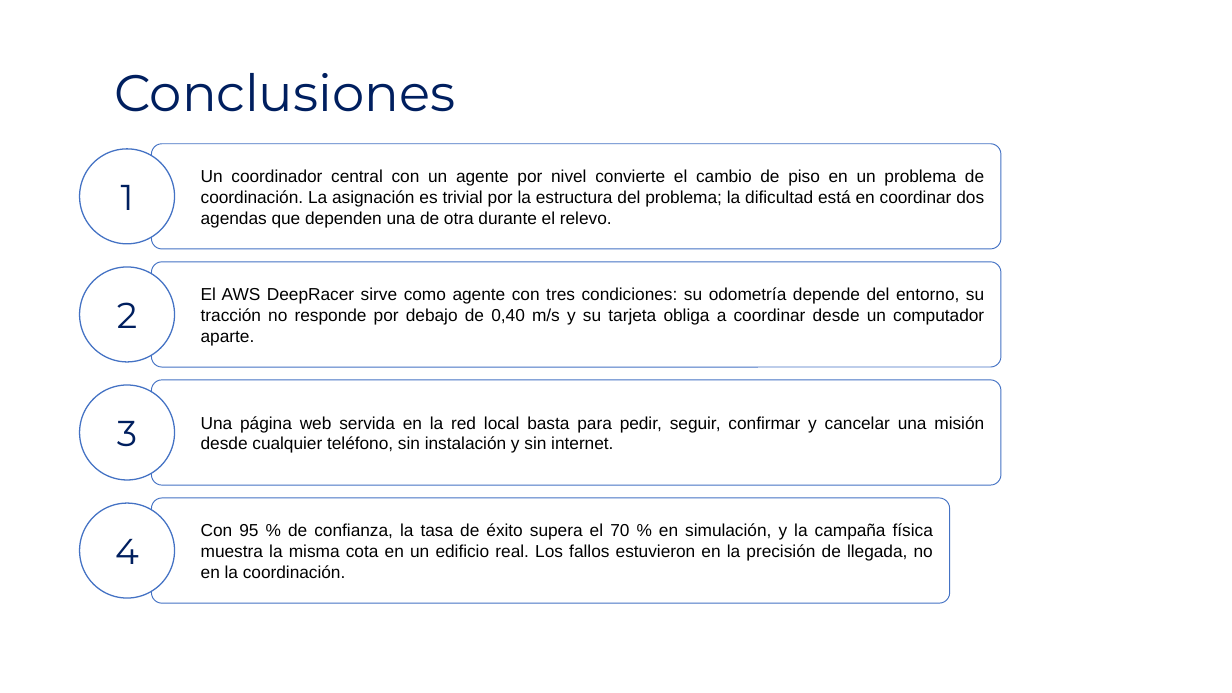
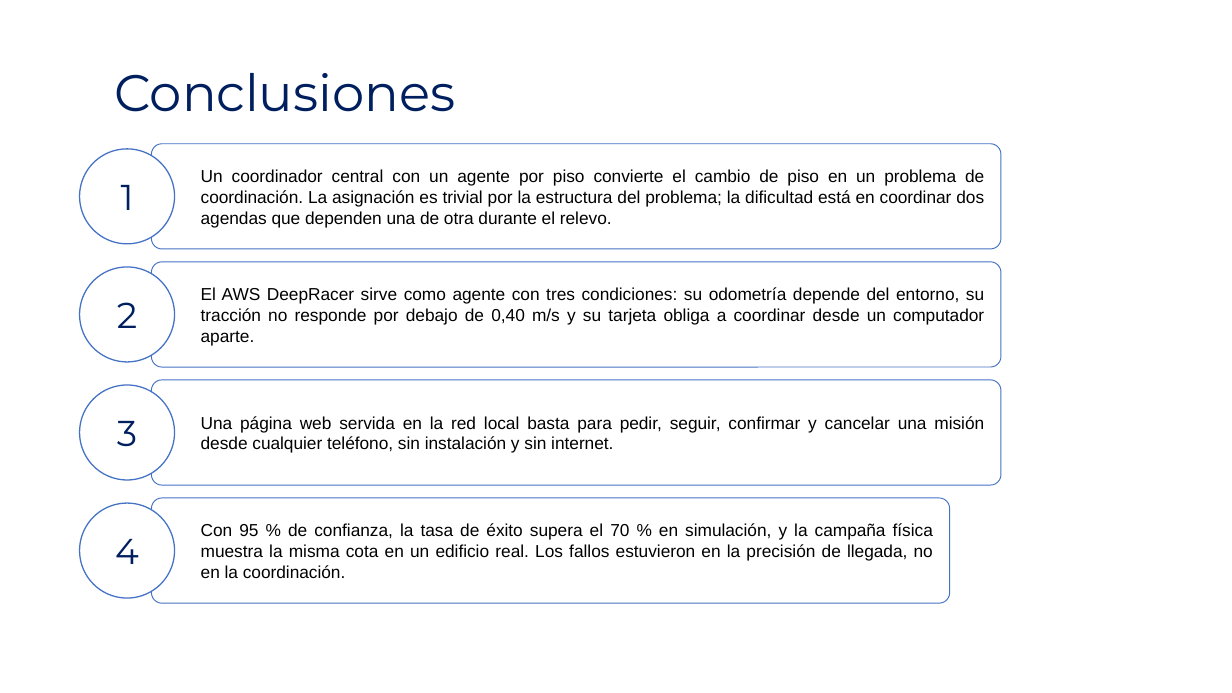
Before and after one commit to shdeza12/Collaborative-Mobile-Robot-System-for-Indoor-Navigation-Assistance-in-Multi-Level-Environments, a slide deck: slide 33 of Documentos/Presentacion/Presustentacion.pptx. Drawn at 1232x693 pixels with LibreOffice and Linux fonts; fonts in the diff are those of the drawing; background and template pictures are left out. Boxes give left, top, right and bottom in pixels: in the first picture for what was removed or moved away, otherwise in the second. Text is boxed around its words. In the diff, an @@ line names an element or a change of style, - is before the commit and + after.

Commit message:
El documento y la presentación dicen «el usuario» y «piso», y la tabla de términos queda en el repositorio
- Documento recortado: «el usuario» en lugar de «la persona» y «el visitante», y «piso» en lugar de «planta» y «nivel». Se conservan los objetivos oficiales, la métrica de continuidad entre niveles, las personas que no son el usuario y la planta como plano. Ninguna cifra cambia, y sigue en 80 páginas.
- El glosario define al usuario, y el resumen y el abstract dicen lo mismo.
- Versión larga: «el usuario» y «piso» en sus capítulos propios; «vehículo» y «nivel» siguen hasta fundirla con la recortada.
- Presentación y figura de topología con los mismos términos.
- Documentos/TERMINOS.md: la tabla de términos, lo que se conserva, dónde aplica y cómo comprobarlo. Entra al índice de guías, al plan, a la cronología y al sitio, que también trae las definiciones.
- generar_semanas.py aplica «piso» y deja intactas las citas entre comillas.

```diff
--- a/Documentos/Presentacion/Presustentacion.pptx
+++ b/Documentos/Presentacion/Presustentacion.pptx
@@ text in rounded rectangle at box(201, 169, 984, 227): text changed @@
-Un coordinador central con un agente por nivel convierte el cambio de piso en un problema de coordinación. La asignación es trivial por la estructura del problema; la dificultad está en coordinar dos agendas que dependen una de otra durante el relevo.
+Un coordinador central con un agente por piso convierte el cambio de piso en un problema de coordinación. La asignación es trivial por la estructura del problema; la dificultad está en coordinar dos agendas que dependen una de otra durante el relevo.
```
Also in this commit, not shown: 6 other slides changed, 36 other files.
